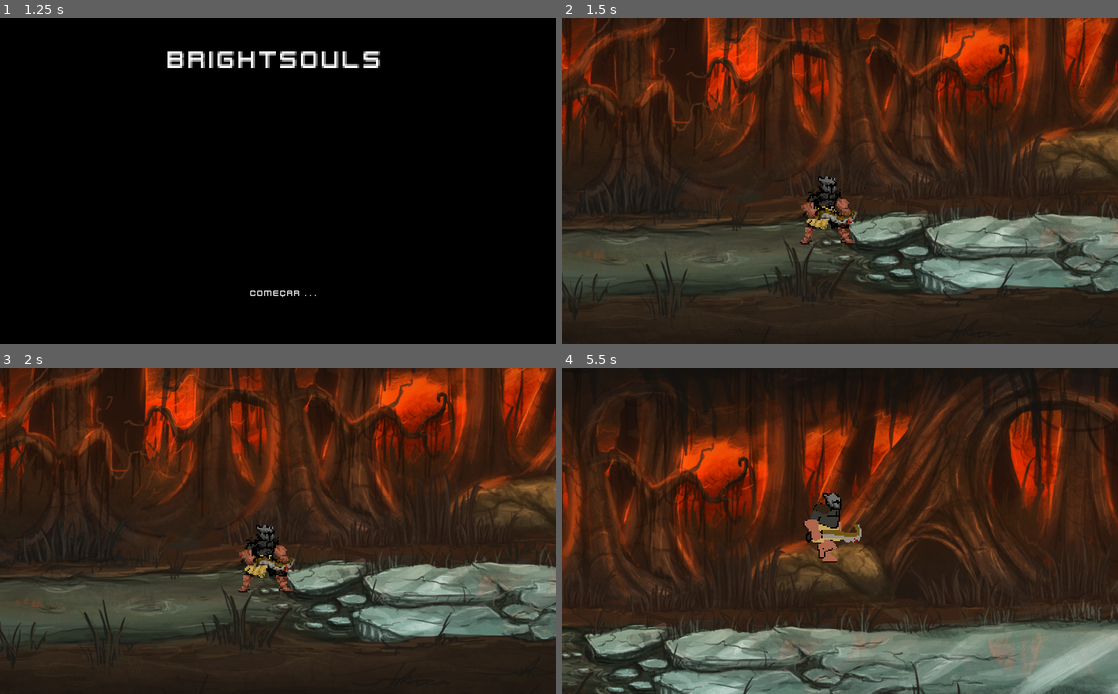
Above: before the commit, frames 1-4 (two rows, left to right).
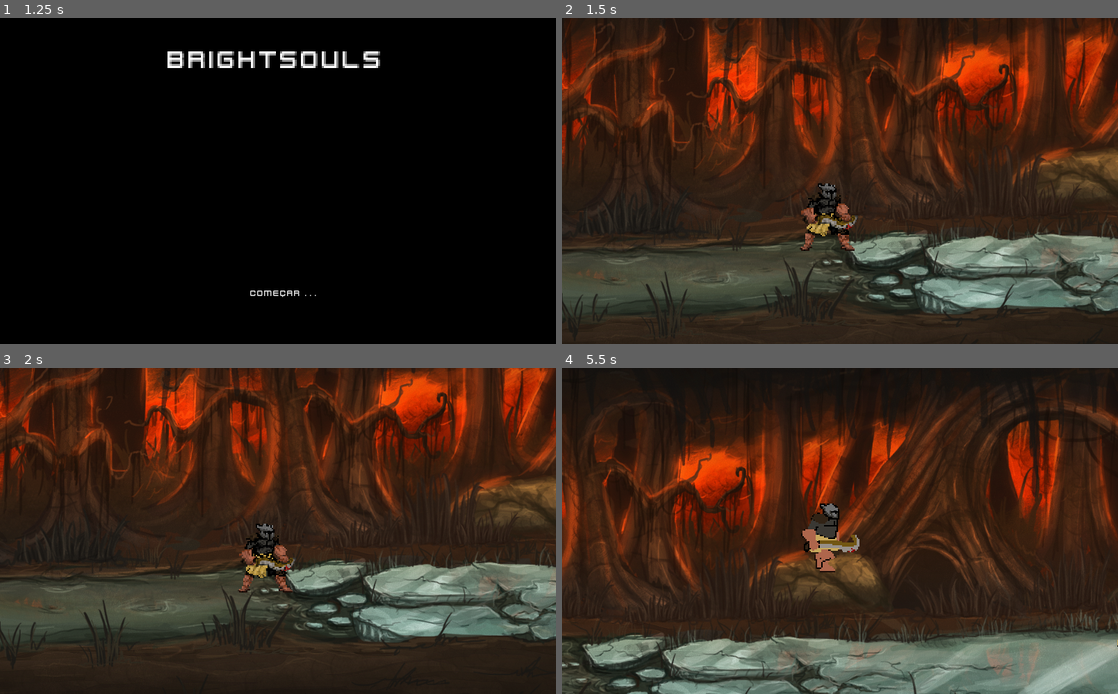
Above: after the commit, the same moments.

Repository: DouglasKosvoski/Bright
Game: Godot game, scene res://Scenes/MAIN_MENU.tscn
Two runs of this game, one before a commit and one after it. Both use one fixed random seed, a clock stepped at 60 frames per second and the inputs below. The engine's default icon, where the game draws it, is replaced by a stand-in: a white triangle on a blue panel in a dark square.
Inputs (mouse positions are in pixels of both pictures, inside the frame that each line leads up to):
- Up to frame 1 (1.25 s): click "start" at 0.5 s
- Up to frame 2 (1.5 s): click "COMEÇAR . . ." at 1.25 s
- Up to frame 3 (2 s): no input
- Up to frame 4 (5.5 s): move the mouse to (962, 514) at 2.02 s; hold Ctrl (roll) 2.03-2.78 s; hold D (right) 2.03-3.53 s; tap Space (jump) at 2.27, 3.02, 4.52, 5.27 s; move the mouse to (728, 547) at 2.77 s; click (728, 547) at 2.85 s; tap Ctrl (roll) at 3.05, 4.35, 5.3 s; move the mouse to (895, 459) at 3.52 s; hold A (left) 3.53-4.28 s; hold Ctrl (roll) 3.53-4.28 s; move the mouse to (812, 596) at 4.27 s; hold D (right) from 4.28 s (still down); move the mouse to (1006, 579) at 5.02 s; press the mouse at (1006, 579) at 5.03 s

Frame 1 is identical in both runs. In frame 2, 40% of the frame differs, in the area x 0-100%, y 0-100%; in frame 3, 0.2%; in frame 4, 31%.

Commit message:
implementado o menu de pause dentro da cena do personagem

Diff:
--- a/Scenes/PLAYER.tscn
+++ b/Scenes/PLAYER.tscn
@@ -4,33 +4,33 @@
 [ext_resource path="res://sprites/attack/player_ataque_1.png" type="Texture" id=2]
 [ext_resource path="res://sprites/attack/player_ataque_2.png" type="Texture" id=3]
 [ext_resource path="res://sprites/attack/player_ataque_3.png" type="Texture" id=4]
-[ext_resource path="res://sprites/walk/player_walk_1.png" type="Texture" id=5]
-[ext_resource path="res://sprites/walk/player_walk_2.png" type="Texture" id=6]
-[ext_resource path="res://sprites/walk/player_walk_3.png" type="Texture" id=7]
-[ext_resource path="res://sprites/walk/player_walk_4.png" type="Texture" id=8]
-[ext_resource path="res://sprites/idle/PLAYER MAGRO CHAPADO PARADO COM ARMA LEVE/player_magro_chapado_parado_com_arma_leve_frame_1.png" type="Texture" id=9]
-[ext_resource path="res://sprites/idle/PLAYER MAGRO CHAPADO PARADO COM ARMA LEVE/player_magro_chapado_parado_com_arma_leve_frame_2.png" type="Texture" id=10]
-[ext_resource path="res://sprites/idle/PLAYER MAGRO CHAPADO PARADO COM ARMA LEVE/player_magro_chapado_parado_com_arma_leve_frame_3.png" type="Texture" id=11]
-[ext_resource path="res://sprites/idle/PLAYER MAGRO CHAPADO PARADO COM ARMA LEVE/player_magro_chapado_parado_com_arma_leve_frame_4.png" type="Texture" id=12]
-[ext_resource path="res://sprites/roll/roll1.png" type="Texture" id=13]
-[ext_resource path="res://sprites/roll/roll2.png" type="Texture" id=14]
-[ext_resource path="res://sprites/roll/roll3.png" type="Texture" id=15]
-[ext_resource path="res://sprites/roll/roll4.png" type="Texture" id=16]
-[ext_resource path="res://sprites/roll/roll5.png" type="Texture" id=17]
-[ext_resource path="res://sprites/idle/PLAYER MAGRO CHAPADO PARADO COM ARMA PESADA/player_magro_chapado_parado_com_arma_pesada_frame_1.png" type="Texture" id=18]
-[ext_resource path="res://sprites/idle/PLAYER MAGRO CHAPADO PARADO COM ARMA PESADA/player_magro_chapado_parado_com_arma_pesada_frame_2.png" type="Texture" id=19]
-[ext_resource path="res://sprites/idle/PLAYER MAGRO CHAPADO PARADO COM ARMA PESADA/player_magro_chapado_parado_com_arma_pesada_frame_3.png" type="Texture" id=20]
-[ext_resource path="res://sprites/idle/PLAYER MAGRO CHAPADO PARADO COM ARMA PESADA/player_magro_chapado_parado_com_arma_pesada_frame_4.png" type="Texture" id=21]
-[ext_resource path="res://sprites/idle/player_frame_1.png" type="Texture" id=22]
-[ext_resource path="res://sprites/idle/player_frame_2.png" type="Texture" id=23]
-[ext_resource path="res://sprites/idle/player_frame_3.png" type="Texture" id=24]
-[ext_resource path="res://sprites/idle/player_frame_4.png" type="Texture" id=25]
-[ext_resource path="res://sprites/idle/PLAYER MAGRO CHAPADO PARADO/player_magro_chapado_parado_frame_1.png" type="Texture" id=26]
-[ext_resource path="res://sprites/idle/PLAYER MAGRO CHAPADO PARADO/player_magro_chapado_parado_frame_2.png" type="Texture" id=27]
-[ext_resource path="res://sprites/idle/PLAYER MAGRO CHAPADO PARADO/player_magro_chapado_parado_frame_3.png" type="Texture" id=28]
-[ext_resource path="res://sprites/idle/PLAYER MAGRO CHAPADO PARADO/player_magro_chapado_parado_frame_4.png" type="Texture" id=29]
+[ext_resource path="res://sprites/idle/player_frame_1.png" type="Texture" id=5]
+[ext_resource path="res://sprites/idle/player_frame_2.png" type="Texture" id=6]
+[ext_resource path="res://sprites/idle/player_frame_3.png" type="Texture" id=7]
+[ext_resource path="res://sprites/idle/player_frame_4.png" type="Texture" id=8]
+[ext_resource path="res://sprites/roll/roll1.png" type="Texture" id=9]
+[ext_resource path="res://sprites/roll/roll2.png" type="Texture" id=10]
+[ext_resource path="res://sprites/roll/roll3.png" type="Texture" id=11]
+[ext_resource path="res://sprites/roll/roll4.png" type="Texture" id=12]
+[ext_resource path="res://sprites/roll/roll5.png" type="Texture" id=13]
+[ext_resource path="res://sprites/idle/PLAYER MAGRO CHAPADO PARADO COM ARMA PESADA/player_magro_chapado_parado_com_arma_pesada_frame_1.png" type="Texture" id=14]
+[ext_resource path="res://sprites/idle/PLAYER MAGRO CHAPADO PARADO COM ARMA PESADA/player_magro_chapado_parado_com_arma_pesada_frame_2.png" type="Texture" id=15]
+[ext_resource path="res://sprites/idle/PLAYER MAGRO CHAPADO PARADO COM ARMA PESADA/player_magro_chapado_parado_com_arma_pesada_frame_3.png" type="Texture" id=16]
+[ext_resource path="res://sprites/idle/PLAYER MAGRO CHAPADO PARADO COM ARMA PESADA/player_magro_chapado_parado_com_arma_pesada_frame_4.png" type="Texture" id=17]
+[ext_resource path="res://sprites/walk/player_walk_1.png" type="Texture" id=18]
+[ext_resource path="res://sprites/walk/player_walk_2.png" type="Texture" id=19]
+[ext_resource path="res://sprites/walk/player_walk_3.png" type="Texture" id=20]
+[ext_resource path="res://sprites/walk/player_walk_4.png" type="Texture" id=21]
+[ext_resource path="res://sprites/idle/PLAYER MAGRO CHAPADO PARADO/player_magro_chapado_parado_frame_1.png" type="Texture" id=22]
+[ext_resource path="res://sprites/idle/PLAYER MAGRO CHAPADO PARADO/player_magro_chapado_parado_frame_2.png" type="Texture" id=23]
+[ext_resource path="res://sprites/idle/PLAYER MAGRO CHAPADO PARADO/player_magro_chapado_parado_frame_3.png" type="Texture" id=24]
+[ext_resource path="res://sprites/idle/PLAYER MAGRO CHAPADO PARADO/player_magro_chapado_parado_frame_4.png" type="Texture" id=25]
+[ext_resource path="res://sprites/idle/PLAYER MAGRO CHAPADO PARADO COM ARMA LEVE/player_magro_chapado_parado_com_arma_leve_frame_1.png" type="Texture" id=26]
+[ext_resource path="res://sprites/idle/PLAYER MAGRO CHAPADO PARADO COM ARMA LEVE/player_magro_chapado_parado_com_arma_leve_frame_2.png" type="Texture" id=27]
+[ext_resource path="res://sprites/idle/PLAYER MAGRO CHAPADO PARADO COM ARMA LEVE/player_magro_chapado_parado_com_arma_leve_frame_3.png" type="Texture" id=28]
+[ext_resource path="res://sprites/idle/PLAYER MAGRO CHAPADO PARADO COM ARMA LEVE/player_magro_chapado_parado_com_arma_leve_frame_4.png" type="Texture" id=29]
 
-[sub_resource type="SpriteFrames" id=2]
+[sub_resource type="SpriteFrames" id=1]
 animations = [ {
 "frames": [ ExtResource( 2 ), ExtResource( 3 ), ExtResource( 4 ) ],
 "loop": false,
@@ -39,36 +39,36 @@
 }, {
 "frames": [ ExtResource( 5 ), ExtResource( 6 ), ExtResource( 7 ), ExtResource( 8 ) ],
 "loop": true,
-"name": "walk",
-"speed": 6.0
-}, {
-"frames": [ ExtResource( 9 ), ExtResource( 10 ), ExtResource( 11 ), ExtResource( 12 ) ],
-"loop": true,
-"name": "idle light weapon",
+"name": "idle original fat",
 "speed": 5.0
 }, {
-"frames": [ ExtResource( 13 ), ExtResource( 14 ), ExtResource( 15 ), ExtResource( 16 ), ExtResource( 17 ) ],
+"frames": [ ExtResource( 9 ), ExtResource( 10 ), ExtResource( 11 ), ExtResource( 12 ), ExtResource( 13 ) ],
 "loop": true,
 "name": "roll",
 "speed": 8.0
 }, {
-"frames": [ ExtResource( 18 ), ExtResource( 19 ), ExtResource( 20 ), ExtResource( 21 ) ],
+"frames": [ ExtResource( 14 ), ExtResource( 15 ), ExtResource( 16 ), ExtResource( 17 ) ],
 "loop": true,
 "name": "idle heavy weapon",
 "speed": 5.0
 }, {
+"frames": [ ExtResource( 18 ), ExtResource( 19 ), ExtResource( 20 ), ExtResource( 21 ) ],
+"loop": true,
+"name": "walk",
+"speed": 6.0
+}, {
 "frames": [ ExtResource( 22 ), ExtResource( 23 ), ExtResource( 24 ), ExtResource( 25 ) ],
 "loop": true,
-"name": "idle original fat",
+"name": "idle slim",
 "speed": 5.0
 }, {
 "frames": [ ExtResource( 26 ), ExtResource( 27 ), ExtResource( 28 ), ExtResource( 29 ) ],
 "loop": true,
-"name": "idle slim",
+"name": "idle light weapon",
 "speed": 5.0
 } ]
 
-[sub_resource type="CapsuleShape2D" id=3]
+[sub_resource type="CapsuleShape2D" id=2]
 radius = 15.6977
 height = 19.5283
 
@@ -77,25 +77,25 @@
 scale = Vector2( 2.5, 2.5 )
 
 [node name="KinematicBody2D" type="KinematicBody2D" parent="."]
-position = Vector2( 143.465, -52.0212 )
+position = Vector2( 143.465, -72.0212 )
 script = ExtResource( 1 )
+
+[node name="Camera2D" type="Camera2D" parent="KinematicBody2D"]
+position = Vector2( 7.99997, -20 )
+scale = Vector2( 1, 1 )
+current = true
+limit_smoothed = true
+smoothing_enabled = true
+smoothing_speed = 14.0
 
 [node name="Sprite" type="Sprite" parent="KinematicBody2D"]
 
 [node name="AnimatedSprite" type="AnimatedSprite" parent="KinematicBody2D/Sprite"]
-frames = SubResource( 2 )
+frames = SubResource( 1 )
 animation = "idle original fat"
-frame = 2
+frame = 1
 playing = true
-
-[node name="Camera2D" type="Camera2D" parent="KinematicBody2D"]
-position = Vector2( 7.99998, -20 )
-current = true
-limit_smoothed = true
-smoothing_enabled = true
-smoothing_speed = 10.0
 
 [node name="CollisionShape2D" type="CollisionShape2D" parent="KinematicBody2D"]
 position = Vector2( -1.17072, 1.338 )
-scale = Vector2( 1, 1 )
-shape = SubResource( 3 )
+shape = SubResource( 2 )
